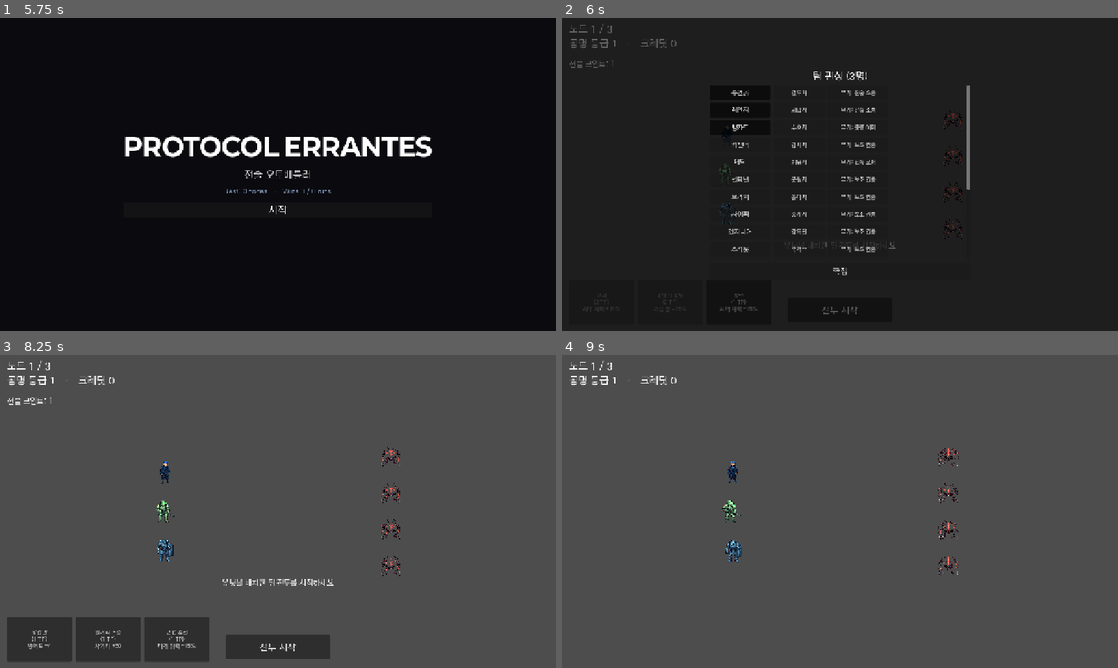
Above: before the commit, frames 1-4 (two rows, left to right).
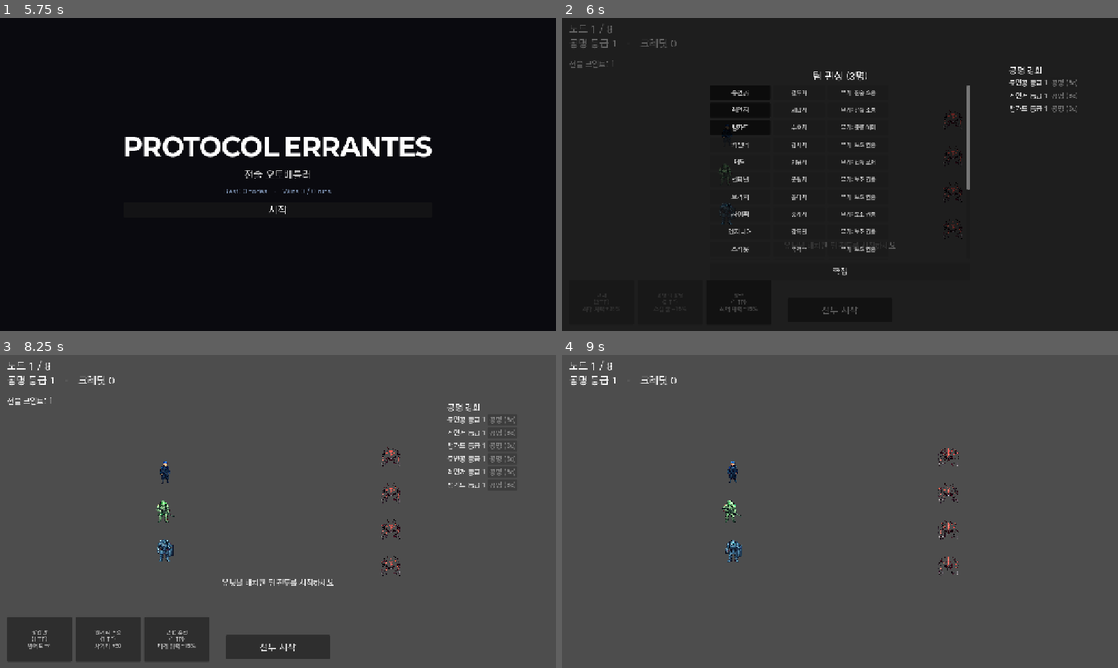
Above: after the commit, the same moments.

Repository: Hwari2929/PROTOCOL-ERRANTEs
Game: Godot game, scene res://scenes/main.tscn
Two runs of this game, one before a commit and one after it. Both use one fixed random seed, a clock stepped at 60 frames per second and the inputs below.
Inputs:
- Up to frame 1 (5.75 s): click "주인공" at 0.5 s; click "레인저" at 1.25 s; click "뱅가드" at 2 s; click "커맨더" at 2.75 s; click "메딕" at 3.5 s; click "센티넬" at 4.25 s; click "브리처" at 5 s
- Up to frame 2 (6 s): click "사이퍼" at 5.75 s
- Up to frame 3 (8.25 s): click "엔지니어" at 6.5 s; click "스카웃" at 7.25 s; click "아비터" at 8 s
- Up to frame 4 (9 s): click "전투 시작" at 8.75 s

Frame 1 is identical in both runs. In frame 2, 0.4% of the frame differs, in the area x 8-93%, y 3-31%; in frame 3, 0.6%, in the area x 8-93%, y 2-43%; in frame 4, less than 0.1%.

Commit message:
fix(redesign): unit panel on-screen (UPFIX) + HUD reads siblings from Main (HUDFIX) [harness]
Co-Authored-By: Claude Opus 4.8 <noreply@anthropic.com>

Diff:
--- a/scripts/ui/battle_hud.gd
+++ b/scripts/ui/battle_hud.gd
@@ -35,7 +35,7 @@
 
 	EventBus.round_started.connect(_on_round_started)
 	EventBus.battle_session_ended.connect(_on_session_ended)
-	var reso: Node = get_parent().get_node_or_null("Resonance")
+	var reso: Node = get_parent().get_parent().get_node_or_null("Resonance")
 	if reso != null and reso.has_signal("grade_changed"):
 		reso.grade_changed.connect(_on_grade_changed)
 	if reso != null and reso.has_signal("credits_changed"):
@@ -74,7 +74,7 @@
 func refresh() -> void:
 	var node_i: int = 1
 	var node_n: int = 3
-	var sess: Node = get_parent().get_node_or_null("BattleSession")
+	var sess: Node = get_parent().get_parent().get_node_or_null("BattleSession")
 	if sess != null:
 		if sess.has_method("current_node"):
 			node_i = sess.current_node()
@@ -84,7 +84,7 @@
 
 	var grade: int = 1
 	var credits: int = 0
-	var reso: Node = get_parent().get_node_or_null("Resonance")
+	var reso: Node = get_parent().get_parent().get_node_or_null("Resonance")
 	if reso != null:
 		if reso.has_method("current_grade"):
 			grade = reso.current_grade()
--- a/scripts/ui/unit_panel.gd
+++ b/scripts/ui/unit_panel.gd
@@ -14,10 +14,10 @@
     _content.anchor_bottom = 0.0
     _content.anchor_left = 1.0
     _content.anchor_right = 1.0
-    _content.offset_top = 120.0
+    _content.offset_top = 110.0
     _content.offset_right = -16.0
-    _content.offset_left = 0.0
-    _content.offset_bottom = 0.0
+    _content.offset_left = -250.0
+    _content.offset_bottom = 470.0
 
     var _title: Label = Label.new()
     _title.text = "공명 강화"
